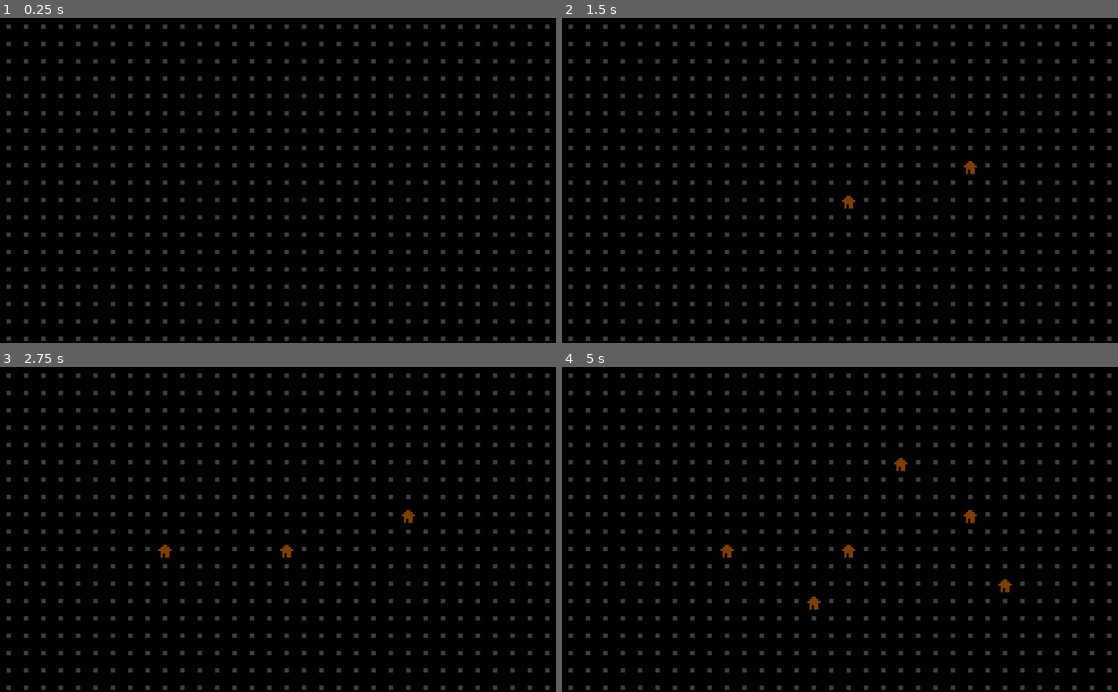
Above: before the commit, frames 1-4 (two rows, left to right).
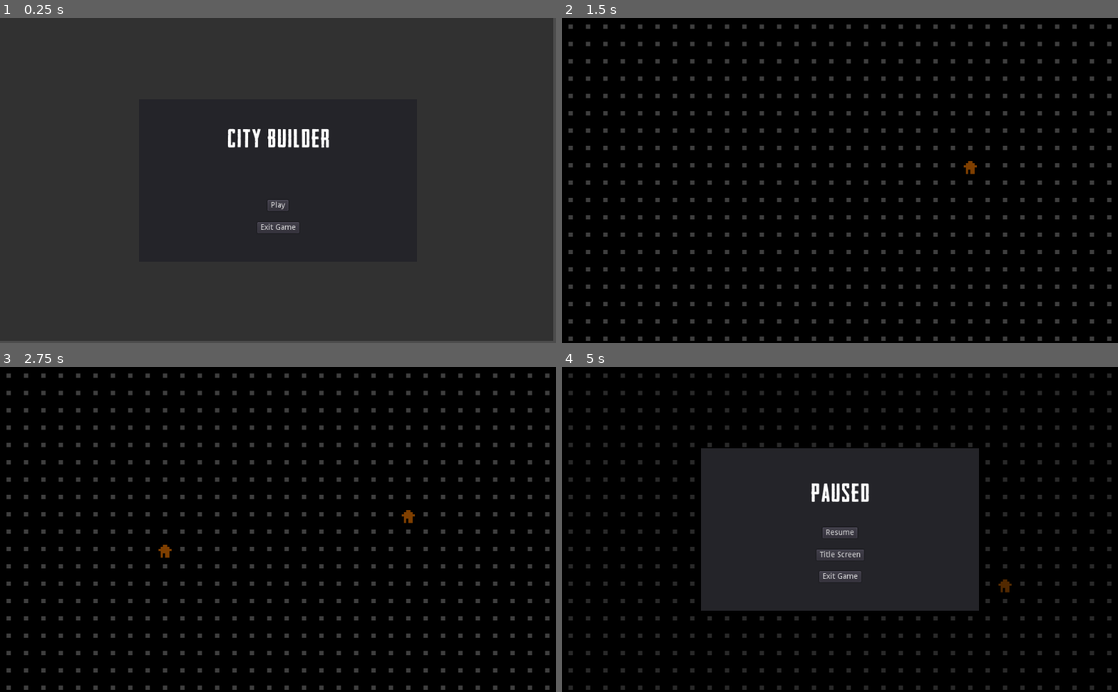
Above: after the commit, the same moments.

Repository: friedev/minieval
Game: Godot game, scene res://Interface/Title.tscn
Two runs of this game, one before a commit and one after it. Both use one fixed random seed, a clock stepped at 60 frames per second and the inputs below. Before the commit the project starts from res://Main.tscn.
Inputs (mouse positions are in pixels of both pictures, inside the frame that each line leads up to):
- Up to frame 1 (0.25 s): no input
- Up to frame 2 (1.5 s): click (840, 206) at 0.5 s, where only the run after the commit has a clickable "Play"; tap Enter at 1.25 s; move the mouse to (962, 164) at 1.27 s; click (962, 164) at 1.42 s
- Up to frame 3 (2.75 s): tap Space at 2 s; move the mouse to (166, 545) at 2.02 s; click (166, 545) at 2.17 s
- Up to frame 4 (5 s): tap Enter at 2.75, 4.25 s; move the mouse to (895, 458) at 2.77 s; click (895, 458) at 2.92 s; tap Space at 3.5 s; move the mouse to (812, 594) at 3.52 s; click (812, 594) at 3.67 s; move the mouse to (1006, 578) at 4.27 s; click (1006, 578) at 4.42 s; tap Escape (pause, bound only after the commit) at 4.9 s

The runs differ from the first frame. In frame 1, 94% of the frame differs, in the area x 0-100%, y 0-100%; in frame 2, less than 0.1%; in frame 3, less than 0.1%; in frame 4, 25%.

Commit message:
Added Title Screen
Game now starts on Title Screen with two options:
-Play
-Exit Game

Added Title Screen button to Pause Menu. So you don't have to exit game and re-open game to return to the main menu.

Additional Changes:
-Turned the pause menu into its own scene for modularity.
-Refactored Pause.gd to PauseUIScript.gd to create naming consistency among UI Scripts.

Diff:
--- /dev/null
+++ b/Interface/PauseMenu.tscn
@@ -0,0 +1,95 @@
+[gd_scene load_steps=4 format=2]
+
+[ext_resource path="res://Interface/HeadlinerNo45-59y8.ttf" type="DynamicFontData" id=1]
+[ext_resource path="res://Interface/PauseUIScript.gd" type="Script" id=2]
+
+[sub_resource type="DynamicFont" id=1]
+size = 46
+extra_spacing_char = 3
+font_data = ExtResource( 1 )
+
+[node name="CanvasLayer" type="CanvasLayer"]
+layer = 100
+
+[node name="Pause" type="Control" parent="."]
+pause_mode = 2
+visible = false
+anchor_right = 1.0
+anchor_bottom = 1.0
+script = ExtResource( 2 )
+__meta__ = {
+"_edit_use_anchors_": false
+}
+
+[node name="BlackOverlay" type="ColorRect" parent="Pause"]
+anchor_right = 1.0
+anchor_bottom = 1.0
+margin_left = -3.18079
+margin_top = -0.552554
+margin_right = -3.18079
+margin_bottom = -0.552551
+color = Color( 0, 0, 0, 0.352941 )
+__meta__ = {
+"_edit_use_anchors_": false
+}
+
+[node name="Menu" type="Panel" parent="Pause"]
+margin_left = 255.58
+margin_top = 150.0
+margin_right = 767.58
+margin_bottom = 450.0
+__meta__ = {
+"_edit_use_anchors_": false
+}
+
+[node name="ResumeButton" type="Button" parent="Pause/Menu"]
+anchor_left = 0.5
+anchor_right = 0.5
+margin_left = -32.0
+margin_top = 146.489
+margin_right = 32.0
+margin_bottom = 166.489
+text = "Resume"
+__meta__ = {
+"_edit_use_anchors_": false
+}
+
+[node name="ExitGameButton" type="Button" parent="Pause/Menu"]
+anchor_left = 0.5
+anchor_right = 0.5
+margin_left = -38.5
+margin_top = 226.93
+margin_right = 38.5
+margin_bottom = 246.93
+text = "Exit Game"
+__meta__ = {
+"_edit_use_anchors_": false
+}
+
+[node name="TitleButton" type="Button" parent="Pause/Menu"]
+anchor_left = 0.5
+anchor_right = 0.5
+margin_left = -43.5
+margin_top = 186.816
+margin_right = 43.5
+margin_bottom = 206.816
+text = "Title Screen"
+__meta__ = {
+"_edit_use_anchors_": false
+}
+
+[node name="MenuTitle" type="Label" parent="Pause/Menu"]
+anchor_left = 0.5
+anchor_right = 0.5
+margin_left = -53.5
+margin_top = 64.2172
+margin_right = 53.5
+margin_bottom = 111.217
+custom_fonts/font = SubResource( 1 )
+text = "Paused"
+__meta__ = {
+"_edit_use_anchors_": false
+}
+[connection signal="pressed" from="Pause/Menu/ResumeButton" to="Pause" method="_on_ResumeButton_pressed"]
+[connection signal="pressed" from="Pause/Menu/ExitGameButton" to="Pause" method="_on_ExitGameButton_pressed"]
+[connection signal="pressed" from="Pause/Menu/TitleButton" to="Pause" method="_on_ReturnToTitleButton_pressed"]
--- a/Interface/Pause.gd
+++ b/Interface/PauseUIScript.gd
@@ -1,5 +1,6 @@
 extends Control
 
+#Make pause menu appear when user presses pause (Escape)
 func _input(event):
 	if event.is_action_pressed("pause"):
 		var new_pause_state = not get_tree().paused
@@ -13,3 +14,9 @@
 
 func _on_ExitGameButton_pressed():
 	get_tree().quit()
+
+
+func _on_ReturnToTitleButton_pressed():
+	var new_pause_state = not get_tree().paused
+	get_tree().paused = new_pause_state
+	get_tree().change_scene("res://Interface/Title.tscn")
--- /dev/null
+++ b/Interface/Title.tscn
@@ -0,0 +1,12 @@
+[gd_scene load_steps=2 format=2]
+
+[ext_resource path="res://Interface/TitleUI.tscn" type="PackedScene" id=1]
+
+[node name="Control" type="Control"]
+anchor_right = 1.0
+anchor_bottom = 1.0
+__meta__ = {
+"_edit_use_anchors_": false
+}
+
+[node name="CanvasLayer" parent="." instance=ExtResource( 1 )]
--- /dev/null
+++ b/Interface/TitleUI.tscn
@@ -0,0 +1,81 @@
+[gd_scene load_steps=4 format=2]
+
+[ext_resource path="res://Interface/HeadlinerNo45-59y8.ttf" type="DynamicFontData" id=1]
+[ext_resource path="res://Interface/TitleUIScript.gd" type="Script" id=2]
+
+[sub_resource type="DynamicFont" id=1]
+size = 46
+extra_spacing_char = 3
+font_data = ExtResource( 1 )
+
+[node name="CanvasLayer" type="CanvasLayer"]
+layer = 100
+
+[node name="Control" type="Control" parent="."]
+pause_mode = 2
+anchor_right = 1.0
+anchor_bottom = 1.0
+script = ExtResource( 2 )
+__meta__ = {
+"_edit_use_anchors_": false
+}
+
+[node name="BlackOverlay" type="ColorRect" parent="Control"]
+anchor_right = 1.0
+anchor_bottom = 1.0
+margin_left = -5.45844
+margin_top = -3.97141
+margin_right = -5.45844
+margin_bottom = -3.97144
+color = Color( 0, 0, 0, 0.352941 )
+__meta__ = {
+"_edit_use_anchors_": false
+}
+
+[node name="Menu" type="Panel" parent="Control"]
+margin_left = 255.58
+margin_top = 150.0
+margin_right = 767.58
+margin_bottom = 450.0
+__meta__ = {
+"_edit_use_anchors_": false
+}
+
+[node name="ExitGameButton" type="Button" parent="Control/Menu"]
+anchor_left = 0.5
+anchor_right = 0.5
+margin_left = -38.5
+margin_top = 226.93
+margin_right = 38.5
+margin_bottom = 246.93
+text = "Exit Game"
+__meta__ = {
+"_edit_use_anchors_": false
+}
+
+[node name="PlayButton" type="Button" parent="Control/Menu"]
+anchor_left = 0.5
+anchor_right = 0.5
+margin_left = -19.0
+margin_top = 186.21
+margin_right = 19.0
+margin_bottom = 206.21
+text = "Play"
+__meta__ = {
+"_edit_use_anchors_": false
+}
+
+[node name="MenuTitle" type="Label" parent="Control/Menu"]
+anchor_left = 0.5
+anchor_right = 0.5
+margin_left = -93.5
+margin_top = 54.0609
+margin_right = 93.5
+margin_bottom = 101.061
+custom_fonts/font = SubResource( 1 )
+text = "City Builder"
+__meta__ = {
+"_edit_use_anchors_": false
+}
+[connection signal="pressed" from="Control/Menu/ExitGameButton" to="Control" method="_on_ExitGameButton_pressed"]
+[connection signal="pressed" from="Control/Menu/PlayButton" to="Control" method="_on_PlayButton_pressed"]
--- /dev/null
+++ b/Interface/TitleUIScript.gd
@@ -0,0 +1,7 @@
+extends Control
+
+func _on_PlayButton_pressed():
+	get_tree().change_scene("res://Main.tscn")
+
+func _on_ExitGameButton_pressed():
+	get_tree().quit()
--- a/Main.tscn
+++ b/Main.tscn
@@ -1,9 +1,8 @@
-[gd_scene load_steps=8 format=2]
+[gd_scene load_steps=6 format=2]
 
 [ext_resource path="res://TileMap.gd" type="Script" id=1]
 [ext_resource path="res://tilesheet.png" type="Texture" id=2]
-[ext_resource path="res://Interface/Pause.gd" type="Script" id=3]
-[ext_resource path="res://Interface/HeadlinerNo45-59y8.ttf" type="DynamicFontData" id=4]
+[ext_resource path="res://Interface/PauseMenu.tscn" type="PackedScene" id=3]
 [ext_resource path="res://background_music.ogg" type="AudioStream" id=5]
 
 [sub_resource type="TileSet" id=1]
@@ -232,11 +231,6 @@
 15/shapes = [  ]
 15/z_index = 0
 
-[sub_resource type="DynamicFont" id=2]
-size = 46
-extra_spacing_char = 3
-font_data = ExtResource( 4 )
-
 [node name="Root" type="Node2D"]
 
 [node name="TileMap" type="TileMap" parent="."]
@@ -249,6 +243,7 @@
 script = ExtResource( 1 )
 
 [node name="Background Music" type="AudioStreamPlayer" parent="."]
+pause_mode = 2
 stream = ExtResource( 5 )
 autoplay = true
 bus = "Background music"
@@ -258,75 +253,4 @@
 current = true
 zoom = Vector2( 0.25, 0.25 )
 
-[node name="CanvasLayer" type="CanvasLayer" parent="."]
-layer = 100
-
-[node name="Pause" type="Control" parent="CanvasLayer"]
-pause_mode = 2
-visible = false
-anchor_right = 1.0
-anchor_bottom = 1.0
-script = ExtResource( 3 )
-__meta__ = {
-"_edit_use_anchors_": false
-}
-
-[node name="BlackOverlay" type="ColorRect" parent="CanvasLayer/Pause"]
-anchor_right = 1.0
-anchor_bottom = 1.0
-margin_left = -2.12134
-margin_top = -1.30173
-margin_right = -2.12134
-margin_bottom = -1.30176
-color = Color( 0, 0, 0, 0.352941 )
-__meta__ = {
-"_edit_use_anchors_": false
-}
-
-[node name="Menu" type="Panel" parent="CanvasLayer/Pause"]
-margin_left = 255.58
-margin_top = 150.0
-margin_right = 767.58
-margin_bottom = 450.0
-__meta__ = {
-"_edit_use_anchors_": false
-}
-
-[node name="ResumeButton" type="Button" parent="CanvasLayer/Pause/Menu"]
-anchor_left = 0.5
-anchor_right = 0.5
-margin_left = -32.0
-margin_top = 188.442
-margin_right = 32.0
-margin_bottom = 208.442
-text = "Resume"
-__meta__ = {
-"_edit_use_anchors_": false
-}
-
-[node name="ExitGameButton" type="Button" parent="CanvasLayer/Pause/Menu"]
-anchor_left = 0.5
-anchor_right = 0.5
-margin_left = -38.5
-margin_top = 226.93
-margin_right = 38.5
-margin_bottom = 246.93
-text = "Exit Game"
-__meta__ = {
-"_edit_use_anchors_": false
-}
-
-[node name="MenuTitle" type="Label" parent="CanvasLayer/Pause/Menu"]
-anchor_left = 0.5
-anchor_right = 0.5
-margin_left = -53.5
-margin_top = 64.2172
-margin_right = 53.5
-margin_bottom = 111.217
-custom_fonts/font = SubResource( 2 )
-text = "Paused"
-__meta__ = {
-"_edit_use_anchors_": false
-}
-[connection signal="pressed" from="CanvasLayer/Pause/Menu/ResumeButton" to="CanvasLayer/Pause" method="_on_ResumeButton_pressed"]
-[connection signal="pressed" from="CanvasLayer/Pause/Menu/ExitGameButton" to="CanvasLayer/Pause" method="_on_ExitGameButton_pressed"]
+[node name="PauseMenu" parent="." instance=ExtResource( 3 )]
--- a/project.godot
+++ b/project.godot
@@ -16,8 +16,16 @@
 [application]
 
 config/name="City Builder"
-run/main_scene="res://Main.tscn"
+run/main_scene="res://Interface/Title.tscn"
 config/icon="res://icon.png"
+
+[input]
+
+pause={
+"deadzone": 0.5,
+"events": [ Object(InputEventKey,"resource_local_to_scene":false,"resource_name":"","device":0,"alt":false,"shift":false,"control":false,"meta":false,"command":false,"pressed":false,"scancode":16777217,"unicode":0,"echo":false,"script":null)
+ ]
+}
 
 [rendering]
 
